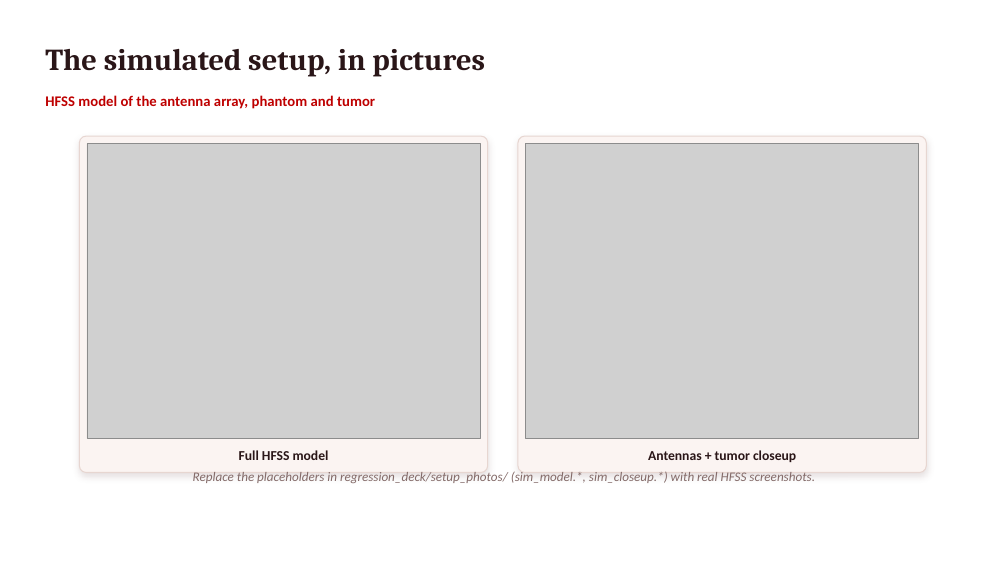
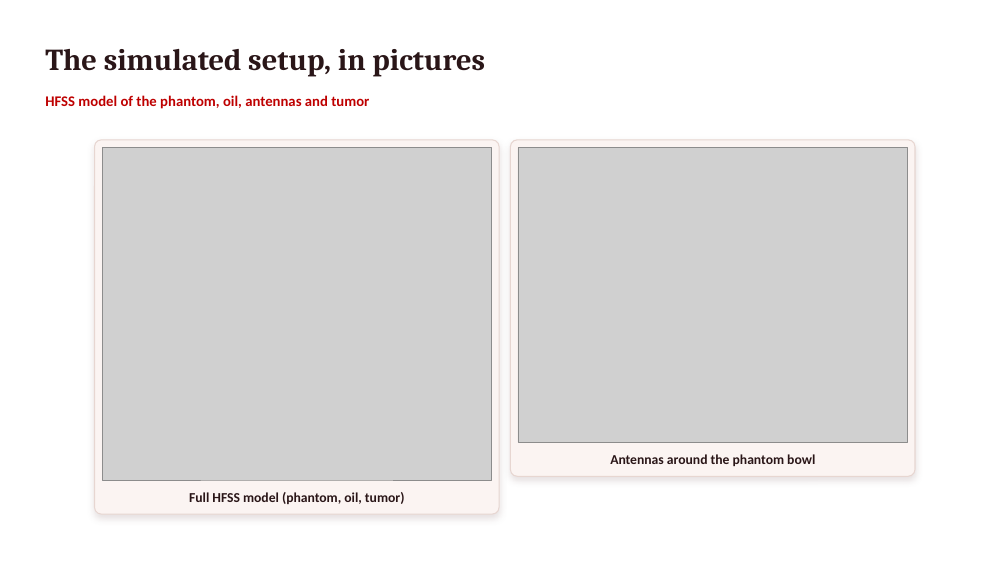
Before and after one commit to pmart1534/microwave-phantom-localization-cnn-mlp, a slide deck: slide 3 of regression_deck/Deck2_Simulated_Regression.pptx. Drawn at 1008x567 pixels with LibreOffice and Linux fonts; fonts in the diff are those of the drawing; grey boxes stand for pictures. Boxes give left, top, right and bottom in pixels: in the first picture for what was removed or moved away, otherwise in the second. Text is boxed around its words. In the diff, an @@ line names an element or a change of style, - is before the commit and + after.

```diff
--- a/regression_deck/Deck2_Simulated_Regression.pptx
+++ b/regression_deck/Deck2_Simulated_Regression.pptx
@@ text at bbox=[45, 95, 369, 109]: text changed @@
-HFSS model of the antenna array, phantom and tumor
+HFSS model of the phantom, oil, antennas and tumor
@@ rounded rectangle: place and size @@
-rounded rectangle at bbox=[79, 136, 488, 473]
+rounded rectangle at bbox=[95, 140, 499, 514]
@@ rounded rectangle at bbox=[95, 140, 499, 514]: proportions changed @@
@@ picture: place and size @@
-picture at bbox=[87, 144, 480, 439]
+picture at bbox=[102, 147, 492, 480]
@@ rounded rectangle: place and size @@
-rounded rectangle at bbox=[518, 136, 926, 473]
+rounded rectangle at bbox=[510, 140, 915, 476]
@@ picture: place and size @@
-picture at bbox=[526, 144, 919, 439]
+picture at bbox=[518, 147, 907, 442]
@@ text removed at bbox=[193, 472, 815, 483] @@
-Replace the placeholders in regression_deck/setup_photos/ (sim_model.*, sim_closeup.*) with real HFSS screenshots.
@@ text at bbox=[610, 454, 815, 466]: text changed @@
-Antennas + tumor closeup
+Antennas around the phantom bowl
@@ text at bbox=[189, 492, 405, 504]: text changed @@
-Full HFSS model
+Full HFSS model (phantom, oil, tumor)
```
Also in this commit, not shown: 14 other files.
